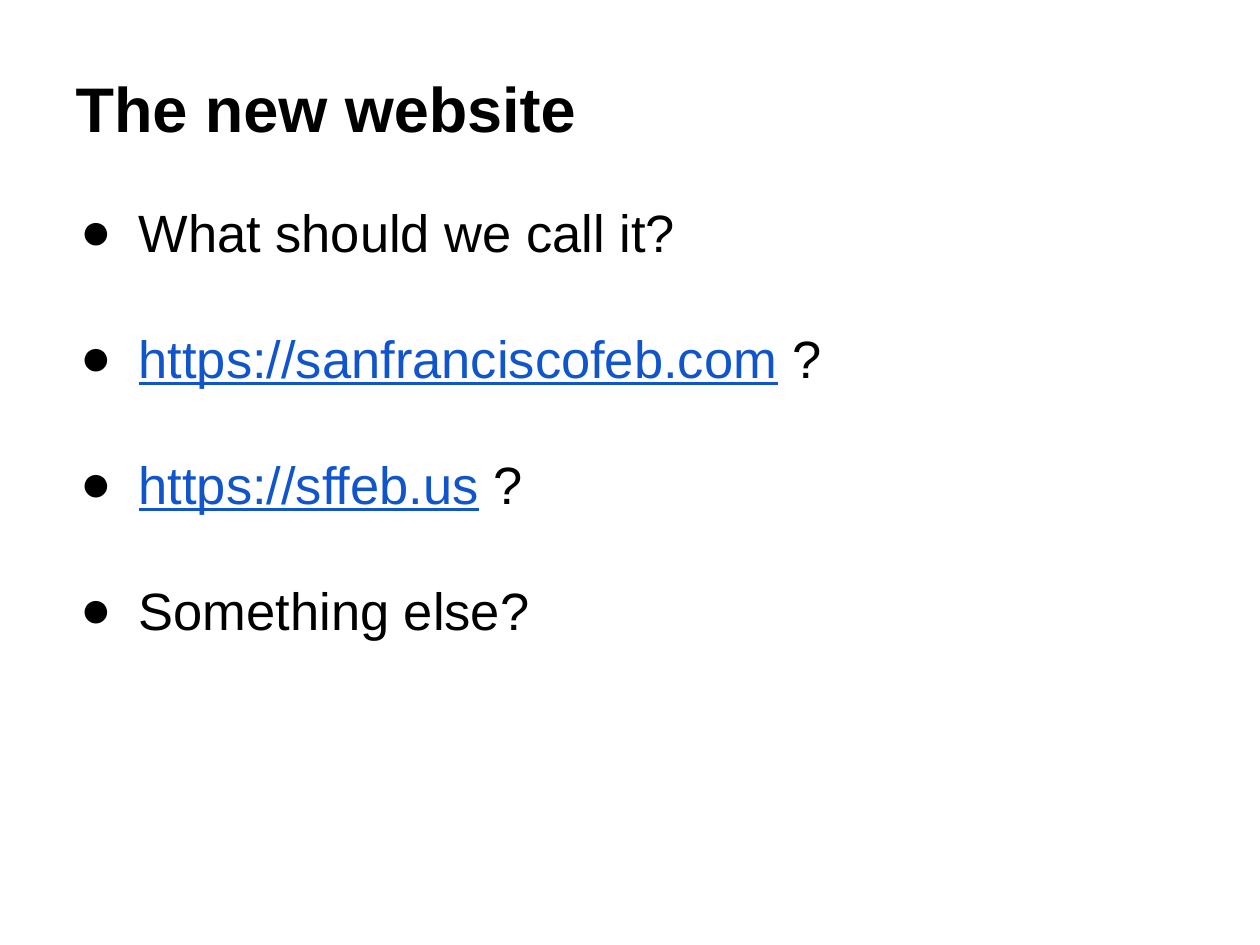
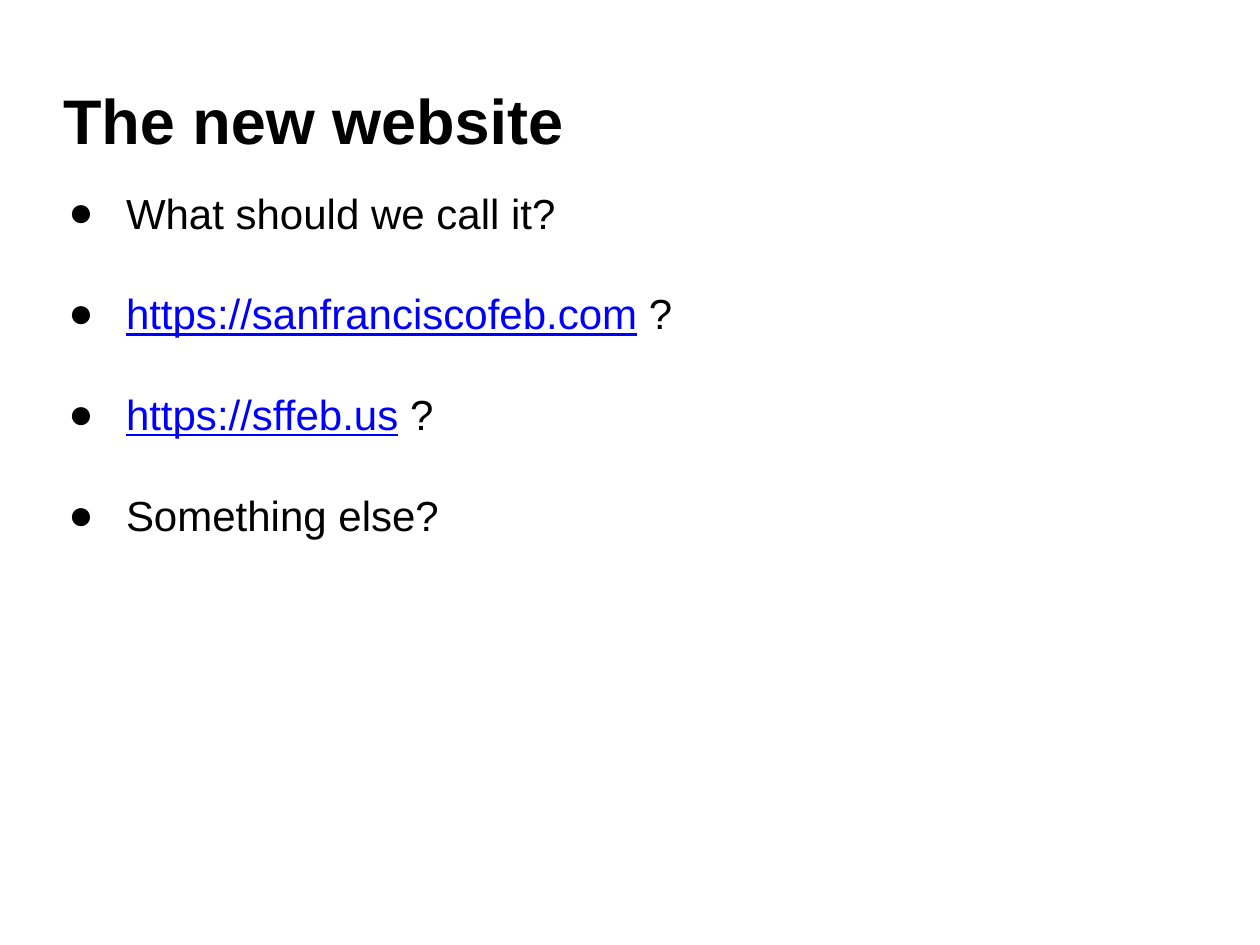
Before and after one commit to yorktronic/etc, a slide deck: slide 5 of SFFEB_Website_Presentation.pptx. Drawn at 1260x945 pixels with LibreOffice and Linux fonts; fonts in the diff are those of the drawing; background and template pictures are left out. Boxes give left, top, right and bottom in pixels: in the first picture for what was removed or moved away, otherwise in the second. Text is boxed around its words. In the diff, an @@ line names an element or a change of style, - is before the commit and + after.

```diff
--- a/SFFEB_Website_Presentation.pptx
+++ b/SFFEB_Website_Presentation.pptx
@@ title "The new website": place and size @@
-title "The new website" at (76, 86, 576, 133)
+title "The new website" at (63, 98, 563, 145)
@@ text "What should we call it?" at (126, 198, 637, 539): size 30 to 24 pt; text colour #1155CC to #0000FF in "https://sanfranciscofeb.com", "https://sffeb.us" @@
```
Also in this commit, not shown: 4 other slides changed.
